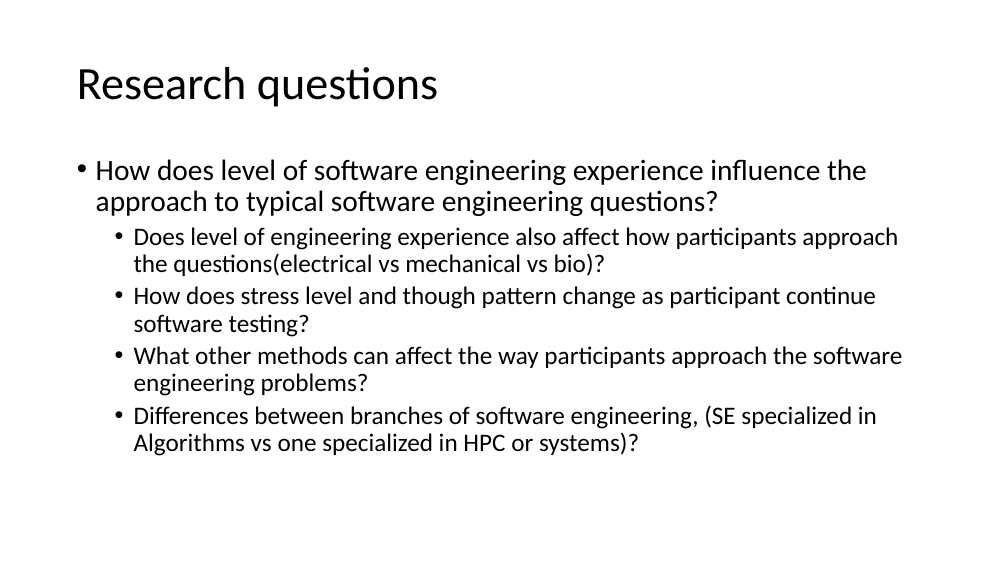
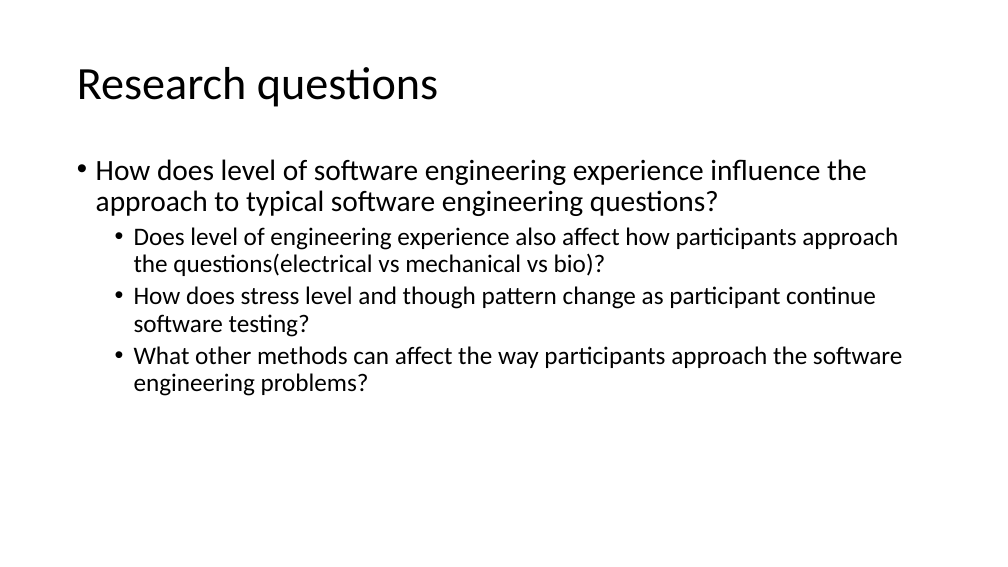
Before and after one commit to nauticalmonkey/CalPolyThesis, a slide deck: slide 3 of Thesis Idea.pptx. Drawn at 1008x567 pixels with LibreOffice and Linux fonts; fonts in the diff are those of the drawing. Boxes give left, top, right and bottom in pixels: in the first picture for what was removed or moved away, otherwise in the second. Text is boxed around its words. In the diff, an @@ line names an element or a change of style, - is before the commit and + after.

```diff
--- a/Thesis Idea.pptx
+++ b/Thesis Idea.pptx
@@ text at bbox=[134, 405, 877, 456]: paragraph removed @@
-  • Differences between branches of software engineering, (SE specialized in Algorithms vs one specialized in HPC or systems)?
```
Also in this commit, not shown: 1 other slide changed, 3 slides added, 1 slide removed.
